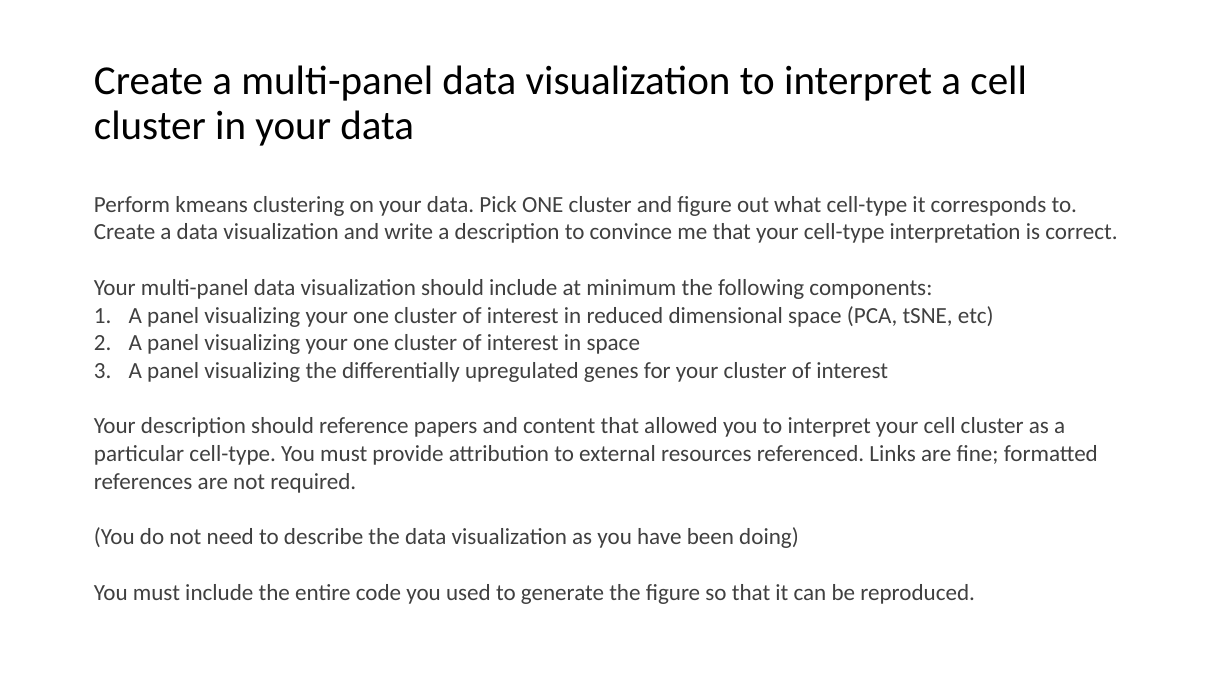
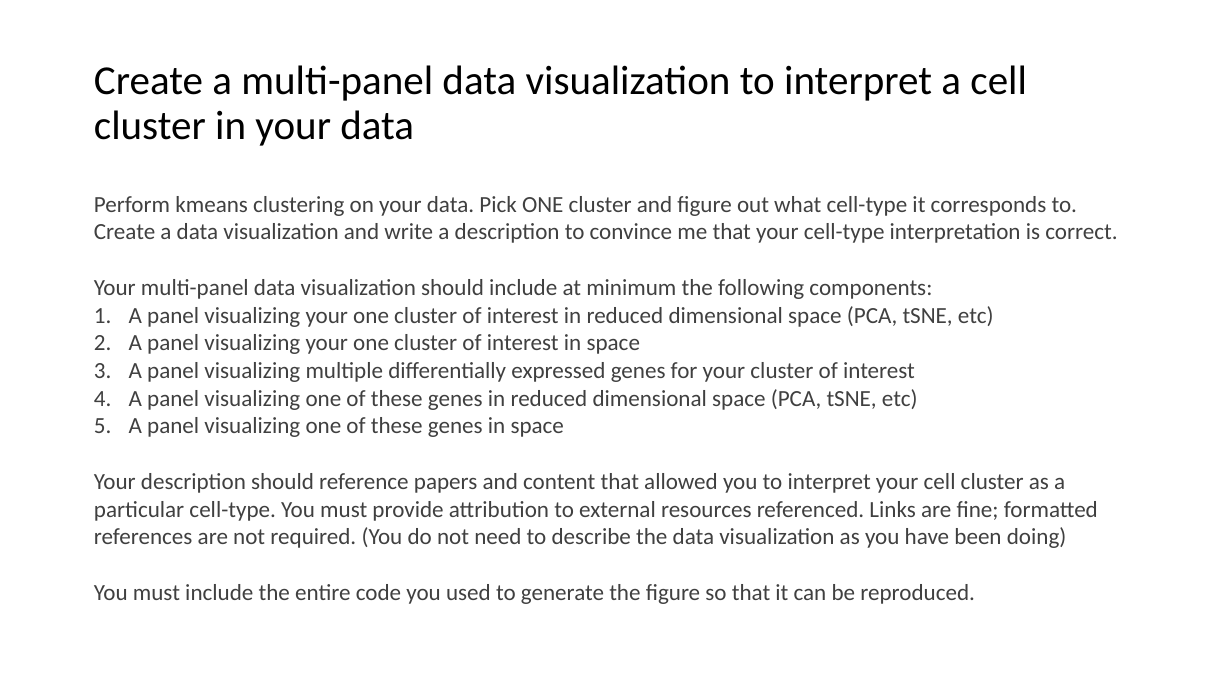
Before and after one commit to JEFworks-Lab/genomic-data-visualization-2023, a slide deck: slide 2 of resources/hw/genomic-data-visualization-HW_5.pptx. Drawn at 1232x693 pixels with LibreOffice and Linux fonts; fonts in the diff are those of the drawing. Boxes give left, top, right and bottom in pixels: in the first picture for what was removed or moved away, otherwise in the second. Text is boxed around its words. In the diff, an @@ line names an element or a change of style, - is before the commit and + after.

```diff
--- a/resources/hw/genomic-data-visualization-HW_5.pptx
+++ b/resources/hw/genomic-data-visualization-HW_5.pptx
@@ text at [94, 362, 1098, 548]: text changed @@
-3. A panel visualizing the differentially upregulated genes for your cluster of interest
-Your description should reference papers and content that allowed you to interpret your cell cluster as a particular cell-type. You must provide attribution to external resources referenced. Links are fine; formatted references are not required.
-(You do not need to describe the data visualization as you have been doing)
+3. A panel visualizing multiple differentially expressed genes for your cluster of interest
+4. A panel visualizing one of these genes in reduced dimensional space (PCA, tSNE, etc)
+5. A panel visualizing one of these genes in space
+Your description should reference papers and content that allowed you to interpret your cell cluster as a particular cell-type. You must provide attribution to external resources referenced. Links are fine; formatted references are not required. (You do not need to describe the data visualization as you have been doing)
```
Also in this commit, not shown: 1 other file.
